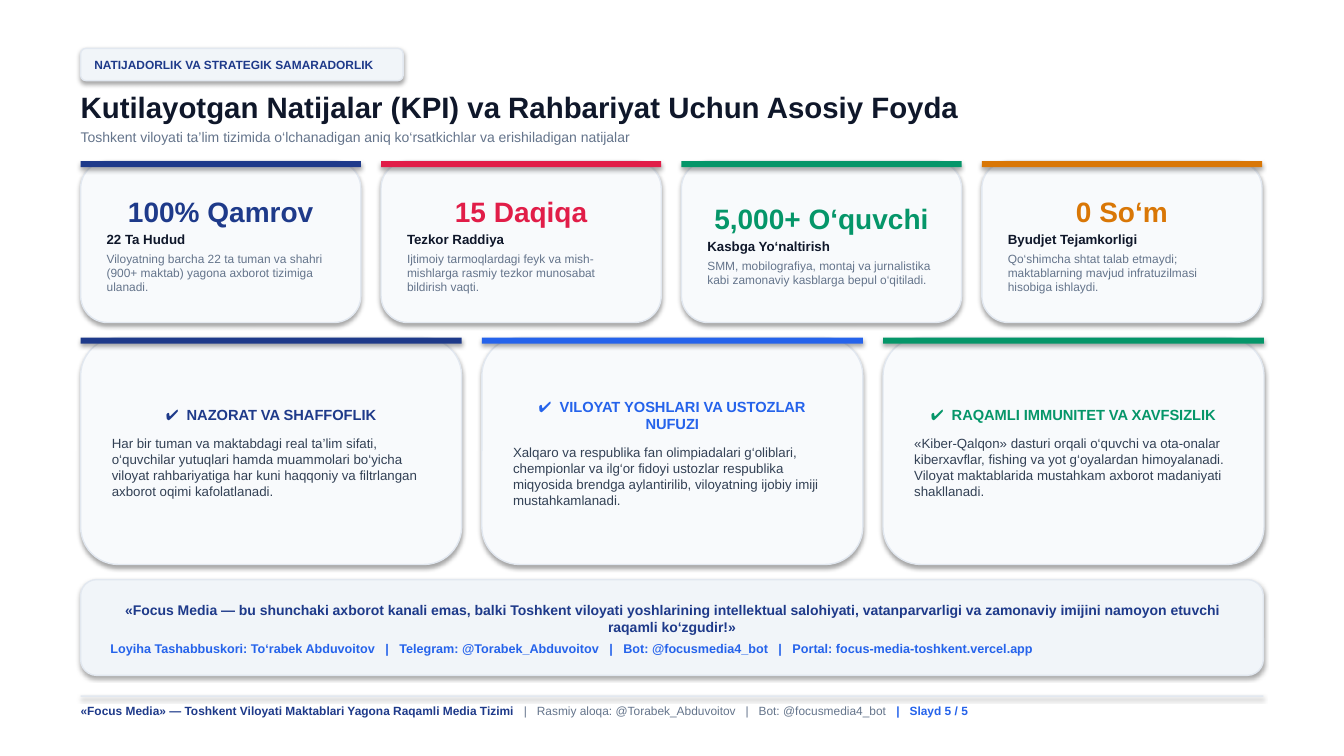
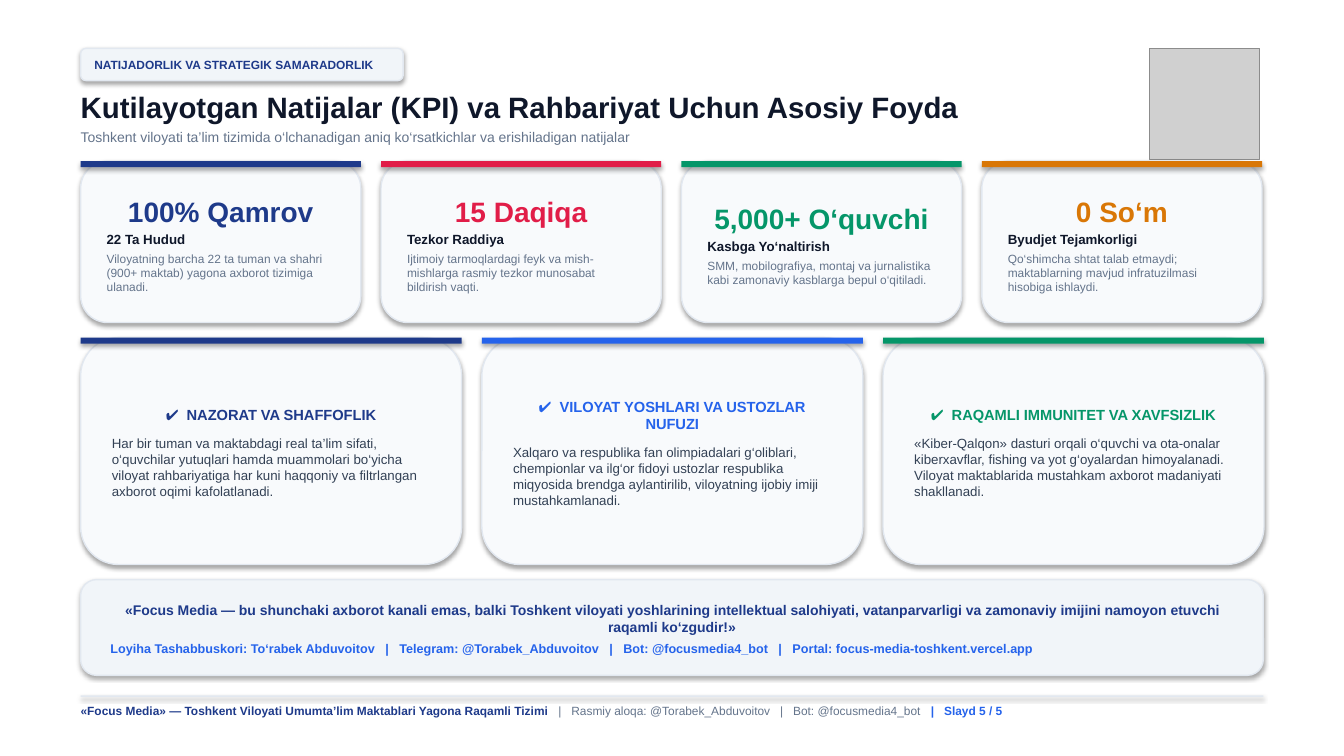
Before and after one commit to abduvoitov11/focus-media-toshkent, a slide deck: slide 5 of Focus_Media_Toshkent_Viloyati_5_Slayd.pptx. Drawn at 1344x756 pixels with LibreOffice and Linux fonts; fonts in the diff are those of the drawing; grey boxes stand for pictures. Boxes give left, top, right and bottom in pixels: in the first picture for what was removed or moved away, otherwise in the second. Text is boxed around its words. In the diff, an @@ line names an element or a change of style, - is before the commit and + after.

Commit message:
Refine: Add generated Focus Media logo and 3D illustration, streamline structure

```diff
--- a/Focus_Media_Toshkent_Viloyati_5_Slayd.pptx
+++ b/Focus_Media_Toshkent_Viloyati_5_Slayd.pptx
@@ picture added at box(1149, 48, 1260, 159) @@
@@ text at box(81, 706, 1003, 718): text changed @@
-«Focus Media» — Toshkent Viloyati Maktablari Yagona Raqamli Media Tizimi | Rasmiy aloqa: @Torabek_Abduvoitov | Bot: @focusmedia4_bot | Slayd 5 / 5
+«Focus Media» — Toshkent Viloyati Umumta’lim Maktablari Yagona Raqamli Tizimi | Rasmiy aloqa: @Torabek_Abduvoitov | Bot: @focusmedia4_bot | Slayd 5 / 5
```
Also in this commit, not shown: 4 other slides changed, 4 other files.
